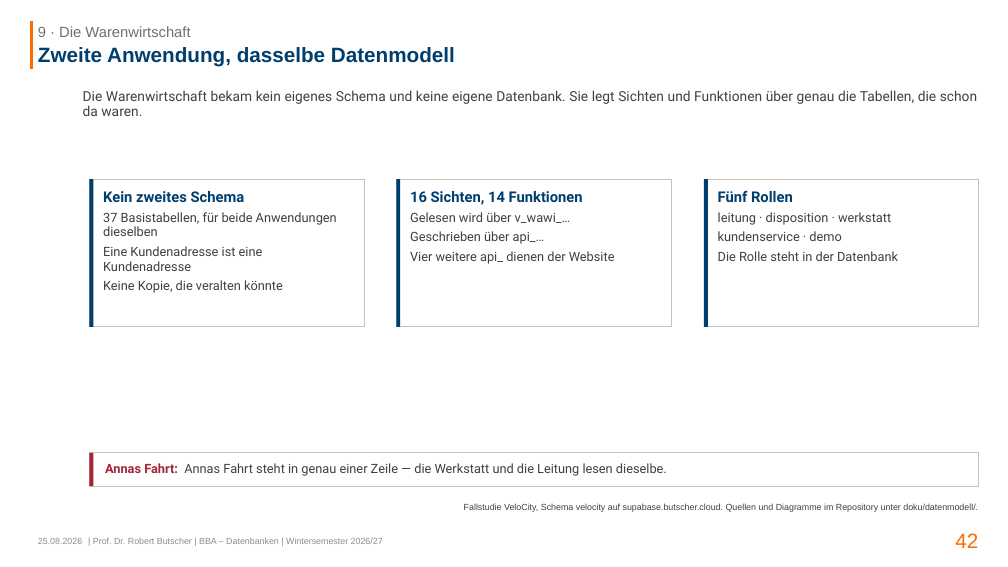
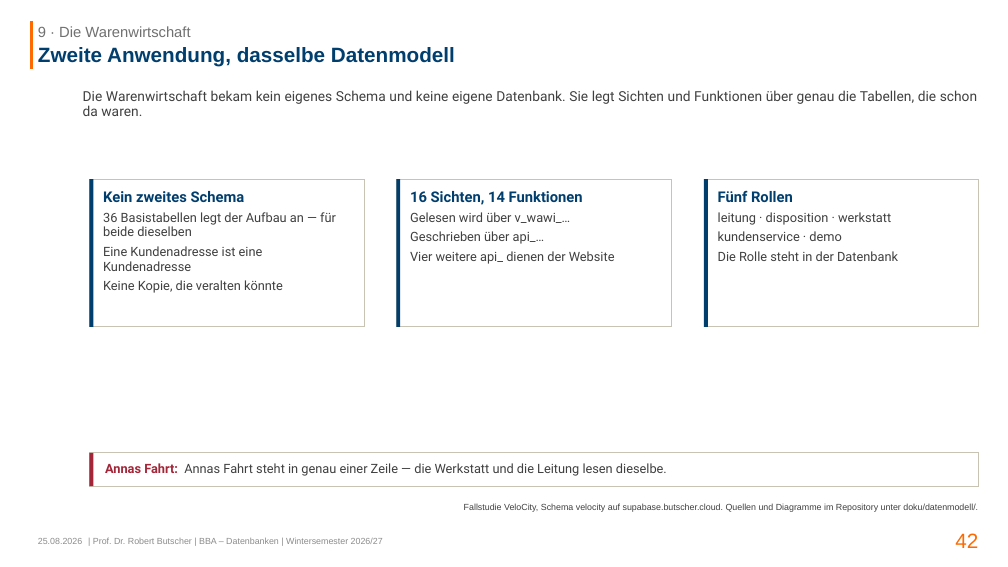
Before and after one commit to swrobuts/velocity-fallstudie, a slide deck: slide 42 of slides/velocity-datenbankentwurf.pptx. Drawn at 1008x567 pixels with LibreOffice and Linux fonts; fonts in the diff are those of the drawing. Boxes give left, top, right and bottom in pixels: in the first picture for what was removed or moved away, otherwise in the second. Text is boxed around its words. In the diff, an @@ line names an element or a change of style, - is before the commit and + after.

```diff
--- a/slides/velocity-datenbankentwurf.pptx
+++ b/slides/velocity-datenbankentwurf.pptx
@@ text at [103,212,336,236]: text changed @@
-37 Basistabellen, für beide Anwendungen dieselben
+36 Basistabellen legt der Aufbau an — für beide dieselben
```
Also in this commit, not shown: 5 other slides changed, 7 other files.
